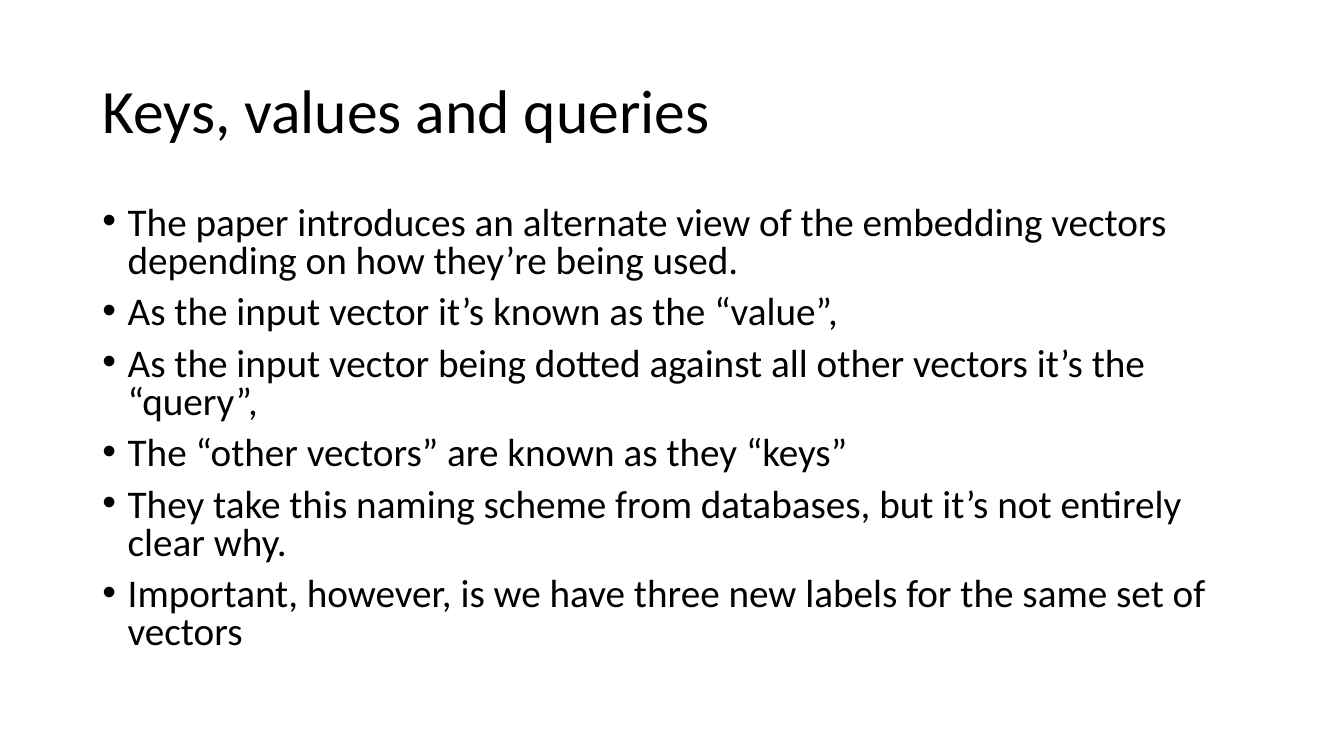
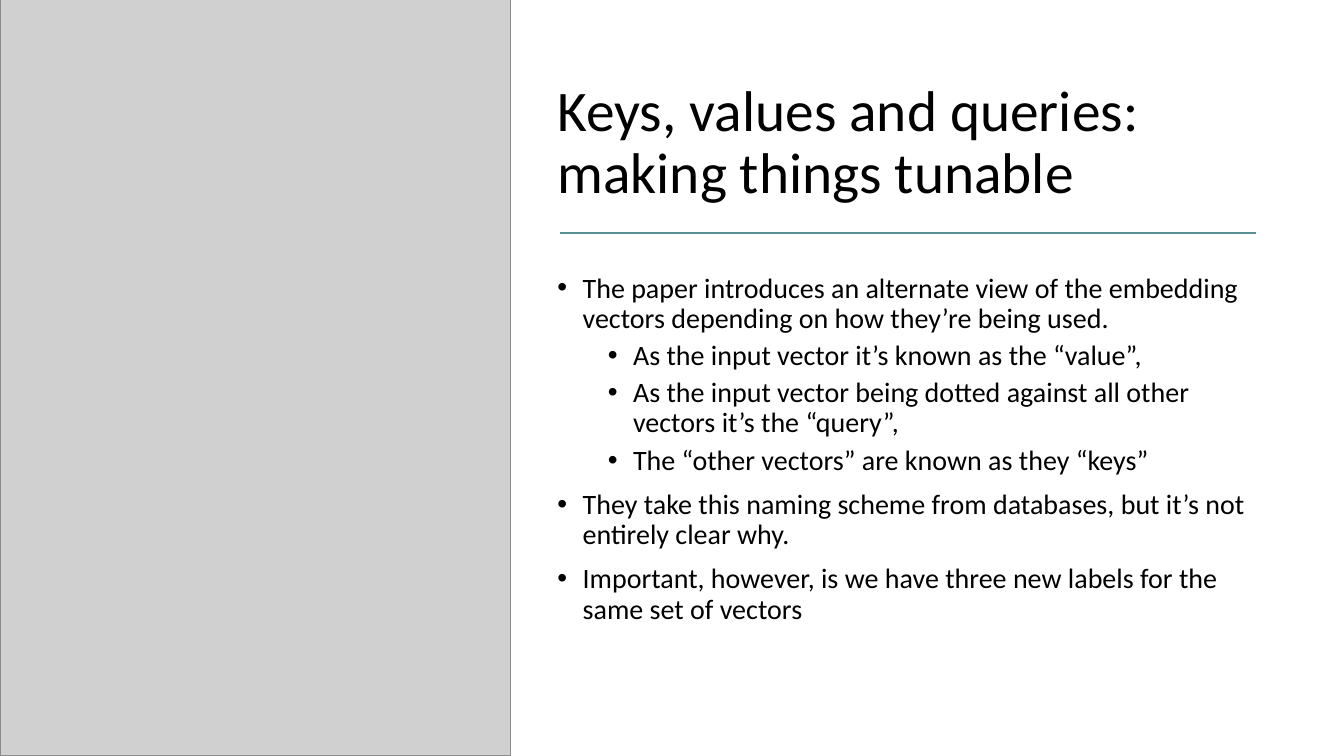
Before and after one commit to kwende/ml-meetup, a slide deck: slide 15 of benr/Attention.pptx (slide 16 before the commit). Drawn at 1344x756 pixels with LibreOffice and Linux fonts; fonts in the diff are those of the drawing; grey boxes stand for pictures. Boxes give left, top, right and bottom in pixels: in the first picture for what was removed or moved away, otherwise in the second. Text is boxed around its words. In the diff, an @@ line names an element or a change of style, - is before the commit and + after.

```diff
--- a/benr/Attention.pptx
+++ b/benr/Attention.pptx
@@ picture added at (0,0,511,756) @@
@@ title "Keys, values and queries: making ..." at (557,91,1138,203): vertical alignment middle to bottom @@
@@ title at (557,91,1138,203): text changed; size 44 to 41 pt @@
-Keys, values and queries
+Keys, values and queries: making things tunable
@@ line added from (561, 233) to (1256, 233), #589195 1.5 pt @@
@@ text "The paper introduces an alternate ...": place and size @@
-text "The paper introduces an alternate ..." at (128,208,1206,646)
+text "The paper introduces an alternate ..." at (583,278,1244,620)
@@ text "The paper introduces an alternate ..." at (583,278,1244,620): size 28 to 20 pt; line spacing 0.8 to 0.9; list level 1 to 2 in "As the input vector it’s ..."; list level 1 to 2 in "As the input vector being ..."; list level 1 to 2 in "The “other vectors” are known ..." @@
```
Also in this commit, not shown: 10 other slides changed, 1 slide added, 2 slides removed, 1 other file.
